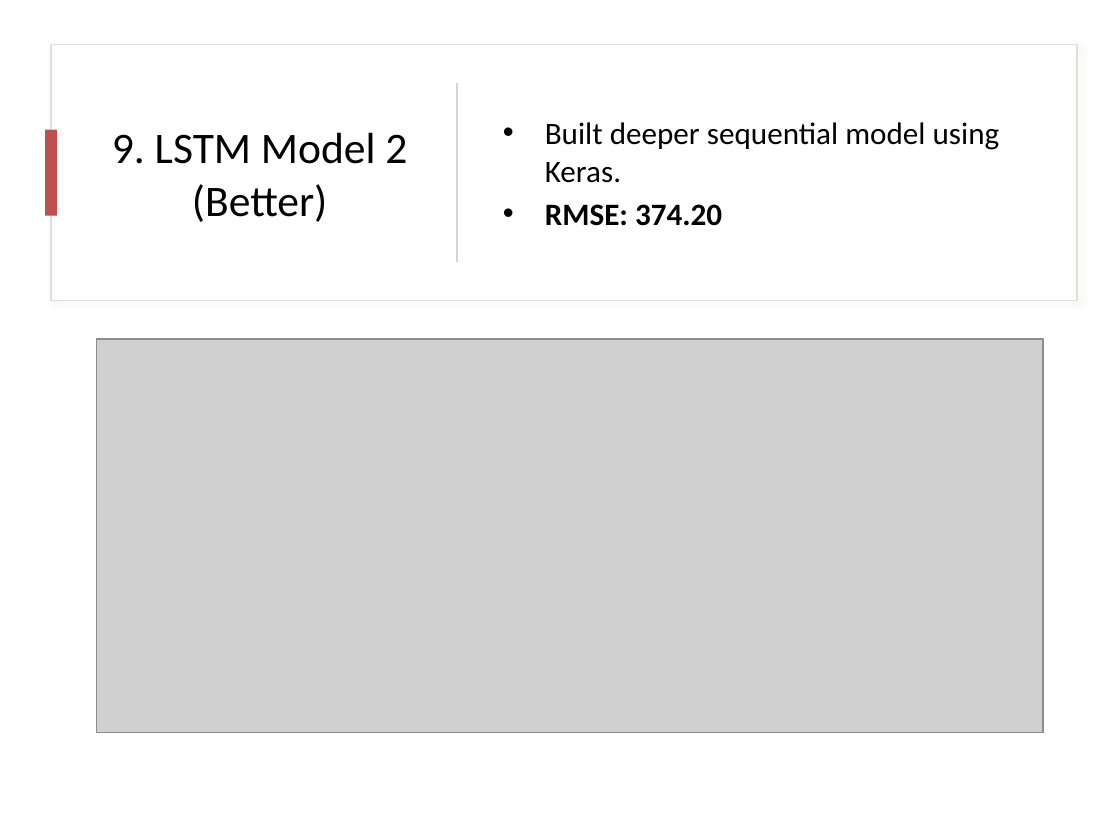
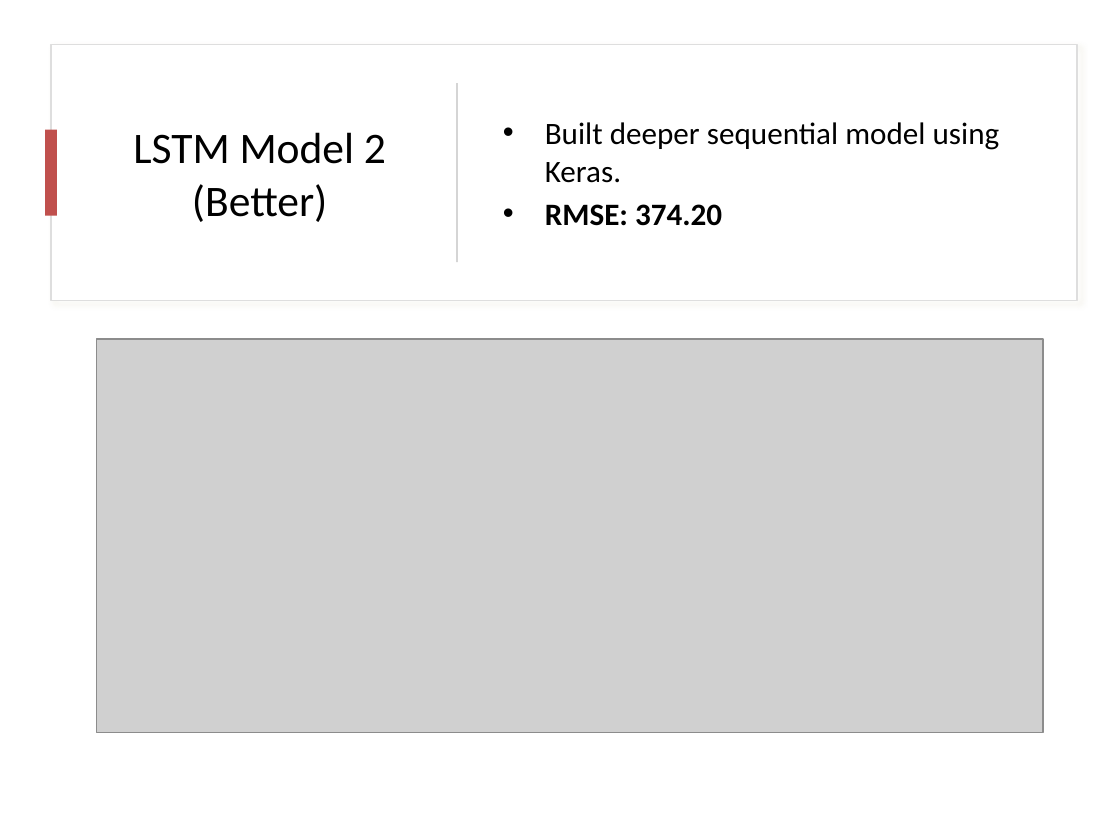
Before and after one commit to rizz045/Energy_Demand_Forecasting_Using_Time_Series_Analysis, a slide deck: slide 16 of Energy_Demand_Forecasting_Report.pptx. Drawn at 1120x840 pixels with LibreOffice and Linux fonts; fonts in the diff are those of the drawing; grey boxes stand for pictures. Boxes give left, top, right and bottom in pixels: in the first picture for what was removed or moved away, otherwise in the second. Text is boxed around its words. In the diff, an @@ line names an element or a change of style, - is before the commit and + after.

```diff
--- a/Energy_Demand_Forecasting_Report.pptx
+++ b/Energy_Demand_Forecasting_Report.pptx
@@ title at (133, 132, 386, 222): text changed @@
-9. LSTM Model 2
-(Better)
+LSTM Model 2
+(Better)
```
Also in this commit, not shown: 10 other slides changed, 2 slides added, 1 slide removed.
